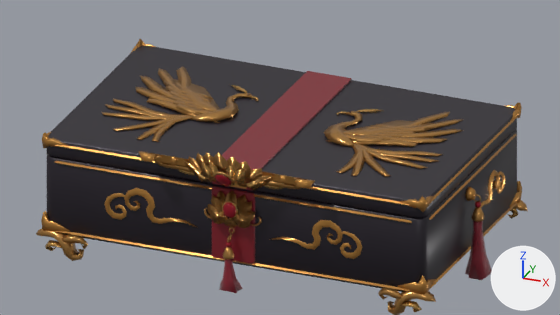
What one commit did to the Blender file Mi_Yue_LowPoly.blend.
Both versions are drawn from the file's camera 'Camera_Closed_ThreeQuarter'. The lights are fixed; the arrows at lower right show +X, +Y and +Z. The older version comes first.

Objects in the first picture: 'Body_low', 'Front_Lotus_clasp_low', 'Left_Lid_Phoenix_relief_low', 'Lid_Gold_Bead_low', 'Lid_Lotus_crown_low', 'Lid_low', 'Lower_Gold_Bead_low', 'Ribbon_Body_Front_low', 'Ribbon_Center_low', 'Right_Lid_Phoenix_relief_low', 'Right_Silk_tassel_low', 'Upper_Gold_Bead_low' and 22 more.
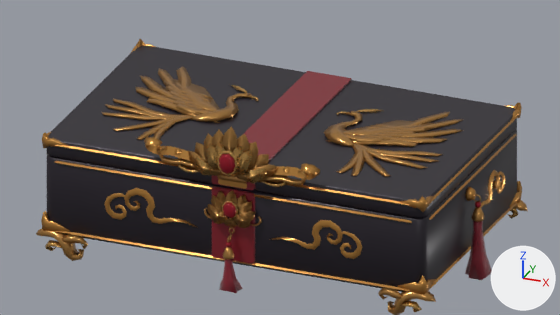
ob_pivot___lotus_crown is not drawn itself; it is the parent of ob_lid_lotus_crown_low.

Diff of the bpy script that builds the scene:
```diff
--- a/Mi_Yue_LowPoly.blend.py
+++ b/Mi_Yue_LowPoly.blend.py
@@ ob_pivot___lotus_crown @@
 ob_pivot___lotus_crown.location = (0.0, -0.0558, 0.0418)
-ob_pivot___lotus_crown.rotation_euler = (-1.222, 0.0, 0.0)  # degrees (-70, 0, 0)
+ob_pivot___lotus_crown.rotation_euler = (-1.885, 0.0, 0.0)  # degrees (-108, 0, 0)
 ob_pivot___lotus_crown.hide_set(True)
```

Changed parts and their boxes [x1, y1, x2, y2] in the pictures (560 x 315 px):
'Lid_Lotus_crown_low', turned
    before: [154, 152, 302, 191]
    after: [157, 126, 308, 187]
'Lotus_Crown_Open_gold_scroll_001_low', turned
    before: [263, 172, 315, 188]
    after: [273, 163, 320, 180]
'Lotus_Crown_Open_gold_scroll_low', turned
    before: [138, 151, 189, 166]
    after: [144, 137, 190, 161]
'Lid_Lotus_crown_Ruby_low', turned
    before: [215, 175, 232, 187]
    after: [219, 154, 235, 175]
'Hinge_Crown_drum_low', turned (not visible before)
    after: [217, 174, 247, 184]
'Lotus_Crown_Returning_inner_scroll_001_low', turned
    before: [279, 175, 286, 181]
    after: [272, 166, 290, 177]
'Lotus_Crown_Returning_inner_scroll_low', turned
    before: [171, 156, 178, 163]
    after: [175, 148, 189, 161]
